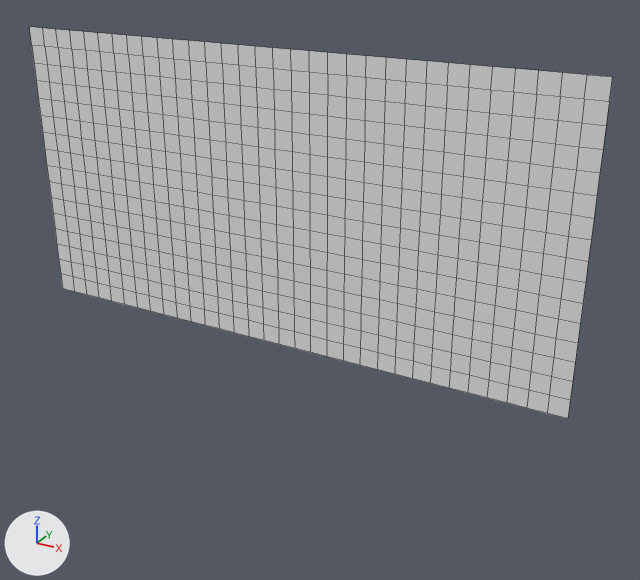
Two versions of the OBJ model Microgue/Assets/Tiled2Unity/Meshes/new_7.obj, one commit apart.
Both versions are drawn from a 50 mm lens placed at (2.28, -11.94, 2.08), pointed at (-4.44, 0.28, -4.03). The axes (+X, +Y, +Z) are drawn at lower left. The lights are the same throughout. Mesh edges are drawn as thin lines. Where no turn or scale is listed for an object, it has been applied to the vertices.

Script lines for the objects in view, before the commit:
```python
me_new_7 = bpy.data.meshes.new('new_7')
me_new_7.from_pydata(...)  # 561 vertices, 512 faces; spans x -10.24..0.0, y 0.0, z -5.12..0.0
ob_new_7 = bpy.data.objects.new('new_7', me_new_7)
ob_new_7.location = (0.0, 0.0, 0.0)
```
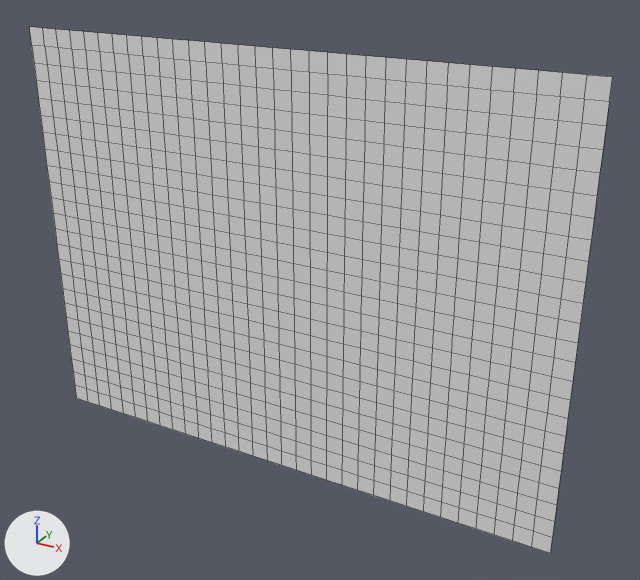
What differs and where, as boxes [x1, y1, x2, y2] in the pictures (640 x 580 px):
'new_7', reshaped (34% taller): before [29, 27, 612, 419]; after [29, 27, 612, 553]
part 1 of me_new_7, added: after [63, 289, 568, 553]

What changed in the scene script:
```text
Change me_new_7:
    used by ob_new_7; location = (0.0, 0.0, 0.0)
    remove me_new_7.from_pydata(...)  # 561 vertices, 512 faces; spans x -10.24..0.0, y 0.0, z -5.12..0.0
    add me_new_7.from_pydata(...)  # 825 vertices, 768 faces; spans x -10.24..0.0, y 0.0, z -7.68..0.0
    me_new_7 part 1
    33 new vertices lie (0.0, 0.0, -0.32) away from vertices in x -10.24..0.0, y 0.0, z -5.12
    33 new vertices lie (0.0, 0.0, -0.32) away from vertices in x -10.24..0.0, y 0.0, z -5.44
    33 new vertices lie (0.0, 0.0, -0.32) away from vertices in x -10.24..0.0, y 0.0, z -5.76
    33 new vertices lie (0.0, 0.0, -0.32) away from vertices in x -10.24..0.0, y 0.0, z -6.08
    33 new vertices lie (0.0, 0.0, -0.32) away from vertices in x -10.24..0.0, y 0.0, z -6.4
    33 new vertices lie (0.0, 0.0, -0.32) away from vertices in x -10.24..0.0, y 0.0, z -6.72
    33 new vertices lie (0.0, 0.0, -0.32) away from vertices in x -10.24..0.0, y 0.0, z -7.04
    33 new vertices lie (0.0, 0.0, -0.32) away from vertices in x -10.24..0.0, y 0.0, z -7.36
    256 new faces join them
```
